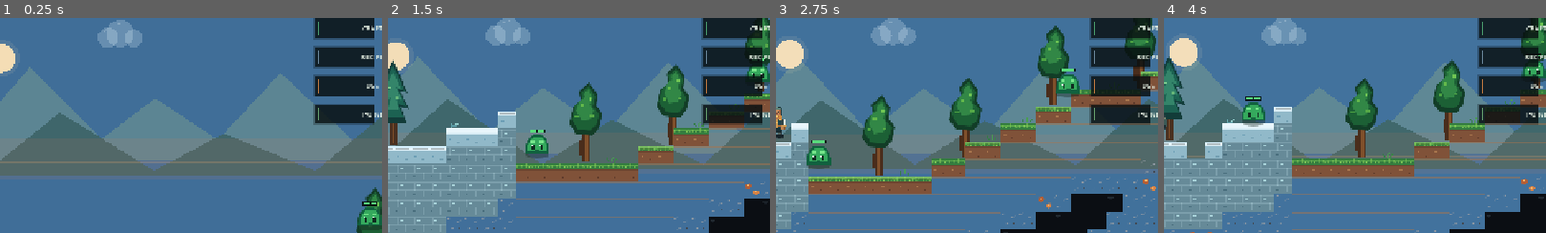
Above: before the commit, frames 1-4 (left to right).
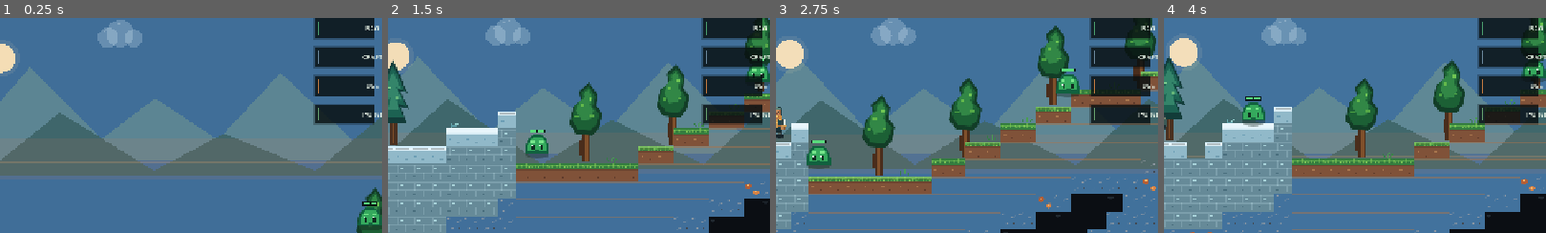
Above: after the commit, the same moments.

Repository: filesgloom-png/DEEPWILD-Shattered-Lands
Game: Godot game, scene res://scenes/main.tscn
The game is run twice, just before and just after one commit, with the same random seed, the same clock (stepped at 60 frames per second) and the same inputs.
Inputs (mouse positions are % of the whole screen's width and height, from its top left):
- Up to frame 1 (0.25 s): no input
- Up to frame 2 (1.5 s): tap Enter (ui_accept) at 0.5, 0.77 s; move the mouse to (72, 45) at 0.52 s; hold Right (ui_right) 0.53-1.25 s; hold E 0.53-1.25 s; click (72, 45) at 0.67 s; drag from (30, 55) to (45, 70) at 1.27 s
- Up to frame 3 (2.75 s): move the mouse to (60, 28) at 2.02 s; hold Right (ui_right) from 2.03 s (still down); tap X at 2.1 s; click (60, 28) at 2.17 s
- Up to frame 4 (4 s): release Right (ui_right) at 2.75 s; drag from (45, 70) to (20, 35) at 2.77 s; move the mouse to (80, 65) at 3.52 s; hold Left (ui_left) from 3.53 s (still down); tap F at 3.6 s; click (80, 65) at 3.67 s; tap Enter (ui_accept) at 3.77 s
The pictures show only the part of the screen within x 50-100%, y 22-72%; the shares and areas given below are measured in that part.

The runs differ from the first frame. In frame 1, 0.2% of the frame differs, in the area x 94-100%, y 3-20%; in frame 2, 0.2%; in frame 3, 0.2%; in frame 4, 0.2%.

Commit message:
Add inventory and crafting panels

Diff:
--- a/scripts/main.gd
+++ b/scripts/main.gd
@@ -103,6 +103,7 @@
 var tree_health: Dictionary = {}
 var placed_objects: Dictionary = {}
 var craft_recipe_index := 0
+var active_panel := ""
 var slimes: Array[Vector2] = []
 var health := 100
 var day_time := 0.0
@@ -492,7 +493,9 @@
 	var size := get_viewport_rect().size
 	if event is InputEventScreenTouch:
 		if event.pressed:
-			if event.position.x < size.x * 0.46 and joystick_id == -1:
+			if active_panel != "":
+				_handle_panel_touch(event.position)
+			elif event.position.x < size.x * 0.46 and joystick_id == -1:
 				joystick_id = event.index
 				joystick_origin = event.position
 				joystick_current = event.position
@@ -508,7 +511,9 @@
 		_update_joystick_axis()
 	elif event is InputEventMouseButton and event.button_index == MOUSE_BUTTON_LEFT:
 		if event.pressed:
-			if event.position.x < size.x * 0.46:
+			if active_panel != "":
+				_handle_panel_touch(event.position)
+			elif event.position.x < size.x * 0.46:
 				mouse_joystick = true
 				joystick_origin = event.position
 				joystick_current = event.position
@@ -542,7 +547,7 @@
 	var nearest_distance := INF
 	# Use circular targets for the large action buttons and thumb-friendly
 	# rectangular targets for utility chips; normalized distance resolves overlaps.
-	for i in range(7):
+	for i in range(6):
 		var center: Vector2
 		var action: String
 		var target_distance: float
@@ -553,7 +558,7 @@
 			target_distance = pos.distance_to(center) / radius
 		else:
 			center = _utility_button_center(size, i - 3)
-			action = ["craft", "recipe", "use", "point"][i - 3]
+			action = ["inventory", "craft", "use"][i - 3]
 			var local_pos := pos - center
 			target_distance = Vector2(local_pos.x / 55.0, local_pos.y / 25.0).length()
 		if target_distance <= 1.0 and target_distance < nearest_distance:
@@ -570,12 +575,12 @@
 		"mine":
 			_flash_control("mine")
 			mine_requested = true
+		"inventory":
+			_flash_control("inventory")
+			active_panel = "inventory"
 		"craft":
 			_flash_control("craft")
-			_craft_selected()
-		"recipe":
-			_flash_control("recipe")
-			_next_recipe()
+			active_panel = "craft"
 		"use":
 			_flash_control("use")
 			_use_selected_item()
@@ -807,6 +812,8 @@
 	draw_set_transform(Vector2.ZERO, 0.0, Vector2.ONE)
 	_draw_hud(size)
 	_draw_controls(size)
+	if active_panel != "":
+		_draw_panel(size)
 
 func _draw_scenery(size: Vector2, sun: float) -> void:
 	var horizon := size.y * 0.54 - camera_offset.y * 0.04
@@ -1206,6 +1213,87 @@
 		draw_rect(Rect2((size.x - width) * 0.5, 34, width, 38), Color(0.05, 0.07, 0.08, 0.82))
 		draw_string(ThemeDB.fallback_font, Vector2(size.x * 0.5, 59), message, HORIZONTAL_ALIGNMENT_CENTER, width - 16, 16, Color(1.0, 0.91, 0.69))
 
+func _handle_panel_touch(pos: Vector2) -> void:
+	var size := get_viewport_rect().size
+	var panel_size := Vector2(minf(size.x - 36.0, 720.0), minf(size.y - 48.0, 500.0))
+	var panel_origin := (size - panel_size) * 0.5
+	if Rect2(panel_origin.x + panel_size.x - 58.0, panel_origin.y + 12.0, 42.0, 36.0).has_point(pos):
+		active_panel = ""
+		return
+	if active_panel == "craft":
+		var list_left := panel_origin.x + 18.0
+		var list_top := panel_origin.y + 72.0
+		for i in range(RECIPES.size()):
+			var recipe_rect := Rect2(list_left, list_top + float(i) * 44.0, minf(290.0, panel_size.x * 0.45), 40.0)
+			if recipe_rect.has_point(pos):
+				craft_recipe_index = i
+				return
+		var craft_rect := Rect2(panel_origin.x + panel_size.x - 190.0, panel_origin.y + panel_size.y - 70.0, 160.0, 48.0)
+		if craft_rect.has_point(pos):
+			_craft_selected()
+
+func _draw_panel(size: Vector2) -> void:
+	var panel_size := Vector2(minf(size.x - 36.0, 720.0), minf(size.y - 48.0, 500.0))
+	var panel_origin := (size - panel_size) * 0.5
+	draw_rect(Rect2(Vector2.ZERO, size), Color(0.01, 0.025, 0.035, 0.68))
+	draw_rect(Rect2(panel_origin + Vector2(5.0, 6.0), panel_size), Color(0.0, 0.0, 0.0, 0.42))
+	draw_rect(Rect2(panel_origin, panel_size), Color(0.055, 0.085, 0.095, 0.98))
+	draw_rect(Rect2(panel_origin, panel_size), Color(0.48, 0.63, 0.56), false, 3.0)
+	draw_rect(Rect2(panel_origin + Vector2(4.0, 4.0), Vector2(panel_size.x - 8.0, 48.0)), Color(0.12, 0.20, 0.20))
+	var title := "INVENTORY" if active_panel == "inventory" else "CRAFTING"
+	draw_string(ThemeDB.fallback_font, panel_origin + Vector2(22.0, 35.0), title, HORIZONTAL_ALIGNMENT_LEFT, -1, 24, Color(0.94, 0.82, 0.55))
+	draw_rect(Rect2(panel_origin.x + panel_size.x - 58.0, panel_origin.y + 12.0, 42.0, 36.0), Color(0.43, 0.19, 0.17))
+	draw_string(ThemeDB.fallback_font, panel_origin + Vector2(panel_size.x - 47.0, 37.0), "X", HORIZONTAL_ALIGNMENT_LEFT, -1, 20, Color.WHITE)
+	if active_panel == "inventory":
+		var items: Array = inventory.keys()
+		var col_width := (panel_size.x - 48.0) * 0.5
+		for i in range(items.size()):
+			var col := i % 2
+			var line := int(i / 2)
+			var item_rect := Rect2(panel_origin.x + 18.0 + float(col) * col_width, panel_origin.y + 72.0 + float(line) * 45.0, col_width - 10.0, 38.0)
+			draw_rect(item_rect, Color(0.12, 0.17, 0.17) if int(inventory[items[i]]) > 0 else Color(0.075, 0.11, 0.12))
+			draw_rect(item_rect, Color(0.31, 0.43, 0.40), false, 1.0)
+			draw_string(ThemeDB.fallback_font, item_rect.position + Vector2(10.0, 24.0), str(items[i]), HORIZONTAL_ALIGNMENT_LEFT, col_width - 70.0, 13, Color(0.91, 0.93, 0.85))
+			draw_string(ThemeDB.fallback_font, item_rect.position + Vector2(item_rect.size.x - 38.0, 24.0), "x%d" % int(inventory[items[i]]), HORIZONTAL_ALIGNMENT_RIGHT, 30.0, 14, Color(0.98, 0.80, 0.43))
+	else:
+		var list_left := panel_origin.x + 18.0
+		var list_top := panel_origin.y + 72.0
+		for i in range(RECIPES.size()):
+			var recipe_rect := Rect2(list_left, list_top + float(i) * 44.0, minf(290.0, panel_size.x * 0.45), 40.0)
+			var chosen := i == craft_recipe_index
+			draw_rect(recipe_rect, Color(0.26, 0.36, 0.30) if chosen else Color(0.10, 0.15, 0.16))
+			draw_rect(recipe_rect, Color(0.82, 0.68, 0.39) if chosen else Color(0.27, 0.39, 0.37), false, 2.0 if chosen else 1.0)
+			draw_string(ThemeDB.fallback_font, recipe_rect.position + Vector2(10.0, 25.0), str(RECIPES[i]), HORIZONTAL_ALIGNMENT_LEFT, recipe_rect.size.x - 18.0, 14, Color(0.98, 0.91, 0.70) if chosen else Color(0.86, 0.91, 0.85))
+		var detail_x := panel_origin.x + minf(330.0, panel_size.x * 0.51)
+		var detail_width := panel_origin.x + panel_size.x - detail_x - 20.0
+		draw_string(ThemeDB.fallback_font, Vector2(detail_x, panel_origin.y + 105.0), str(RECIPES[craft_recipe_index]), HORIZONTAL_ALIGNMENT_LEFT, detail_width, 21, Color(0.98, 0.82, 0.48))
+		draw_string(ThemeDB.fallback_font, Vector2(detail_x, panel_origin.y + 142.0), "REQUIRED MATERIALS", HORIZONTAL_ALIGNMENT_LEFT, detail_width, 13, Color(0.63, 0.81, 0.72))
+		var requirement_lines := _recipe_requirements(str(RECIPES[craft_recipe_index]))
+		for i in range(requirement_lines.size()):
+			draw_string(ThemeDB.fallback_font, Vector2(detail_x, panel_origin.y + 170.0 + float(i) * 28.0), requirement_lines[i], HORIZONTAL_ALIGNMENT_LEFT, detail_width, 15, Color(0.88, 0.91, 0.82))
+		var craft_rect := Rect2(panel_origin.x + panel_size.x - 190.0, panel_origin.y + panel_size.y - 70.0, 160.0, 48.0)
+		draw_rect(craft_rect, Color(0.20, 0.52, 0.34))
+		draw_rect(craft_rect, Color(0.62, 0.85, 0.62), false, 2.0)
+		draw_string(ThemeDB.fallback_font, craft_rect.position + Vector2(22.0, 30.0), "CRAFT ITEM", HORIZONTAL_ALIGNMENT_LEFT, -1, 17, Color.WHITE)
+
+func _recipe_requirements(recipe: String) -> Array[String]:
+	match recipe:
+		"Torch":
+			return ["Wood: %d / 2" % int(inventory["Wood"]), "Stone: %d / 1" % int(inventory["Stone"]), "Output: 3 Torches"]
+		"Planks":
+			return ["Wood: %d / 2" % int(inventory["Wood"]), "Output: 4 Planks"]
+		"Stone Block":
+			return ["Stone: %d / 3" % int(inventory["Stone"]), "Output: 2 Stone Blocks"]
+		"Stone Pickaxe":
+			return ["Wood: %d / 3" % int(inventory["Wood"]), "Stone: %d / 4" % int(inventory["Stone"]), "Output: 1 Pickaxe"]
+		"Stone Axe":
+			return ["Wood: %d / 3" % int(inventory["Wood"]), "Stone: %d / 2" % int(inventory["Stone"]), "Output: 1 Axe"]
+		"Campfire":
+			return ["Wood: %d / 4" % int(inventory["Wood"]), "Stone: %d / 3" % int(inventory["Stone"]), "Output: 1 Campfire"]
+		"Healing Salve":
+			return ["Wild Essence: %d / 2" % int(inventory["Wild Essence"]), "Wood: %d / 1" % int(inventory["Wood"]), "Output: 1 Salve"]
+	return ["No recipe data"]
+
 func _draw_controls(size: Vector2) -> void:
 	# Floating joystick appears beneath the left thumb instead of forcing a fixed touch point.
 	var center := _joystick_center(size)
@@ -1238,8 +1326,8 @@
 	_draw_action_button(_main_button_center(size, 2), "MINE", Color(0.68, 0.49, 0.23), 36.0, "mine")
 
 	# Utility actions stay small and readable; the last one marks a respawn checkpoint.
-	_draw_utility_chip(_utility_button_center(size, 0), "CRAFT", Color(0.29, 0.62, 0.43))
-	_draw_utility_chip(_utility_button_center(size, 1), "RECIPE", Color(0.42, 0.53, 0.61))
+	_draw_utility_chip(_utility_button_center(size, 0), "BAG", Color(0.29, 0.62, 0.43))
+	_draw_utility_chip(_utility_button_center(size, 1), "CRAFT", Color(0.42, 0.53, 0.61))
 	_draw_utility_chip(_utility_button_center(size, 2), "USE", Color(0.76, 0.48, 0.25))
 	_draw_utility_chip(_utility_button_center(size, 3), "POINT", Color(0.40, 0.63, 0.43))
 
